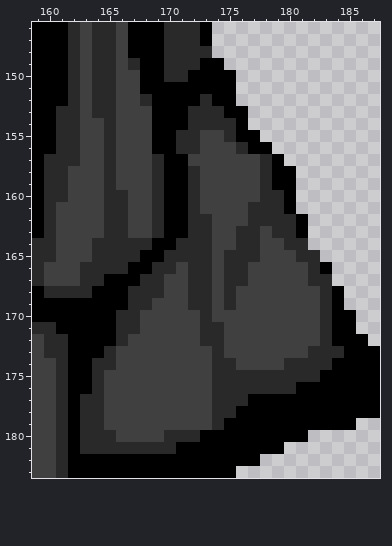
Two versions of one pixel-art file, assets/test/walls_isometric.ase. That is the earlier state.
256x288 pixels, 1 frame. Colours within 5 levels of each other are drawn and written as one. Shown: x 159..187, y 146..183.
Once edited:
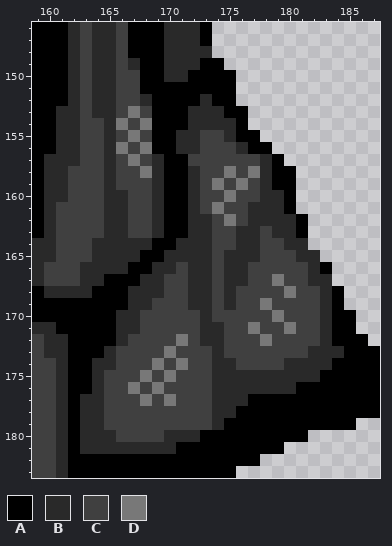
Palette (. is transparent): A #000000  B #292929  C #404040  D #787878
Change:
Changed rows in their new state; - is an unchanged pixel.
Layer "Pared":
first column x 166:
153 -D----------
154 D-D---------
155 -D----------
156 D-D---------
157 -D----------
158 --D------D-D
159 --------D-D-
160 ---------D--
161 --------D---
162 ---------D--
first column x 167:
167 ------------D-
168 -------------D
169 -----------D--
170 ------------D-
171 ----------D--D
172 ----D------D--
173 ---D----------
174 --D-D---------
175 -D-D----------
176 D-D-----------
177 -D-D----------
Changed places in both pictures, as pixel boxes (x1, y1, x2, y2):
changed: (116, 106, 152, 178)
changed: (212, 166, 260, 226)
changed: (248, 274, 296, 346)
changed: (128, 334, 188, 406)
